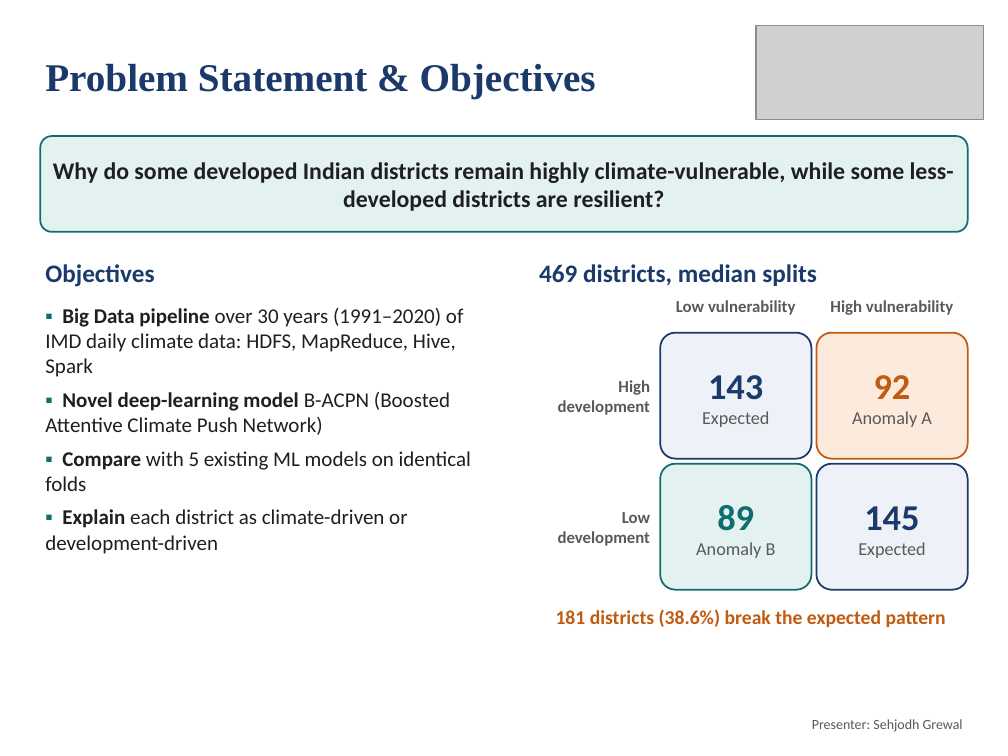
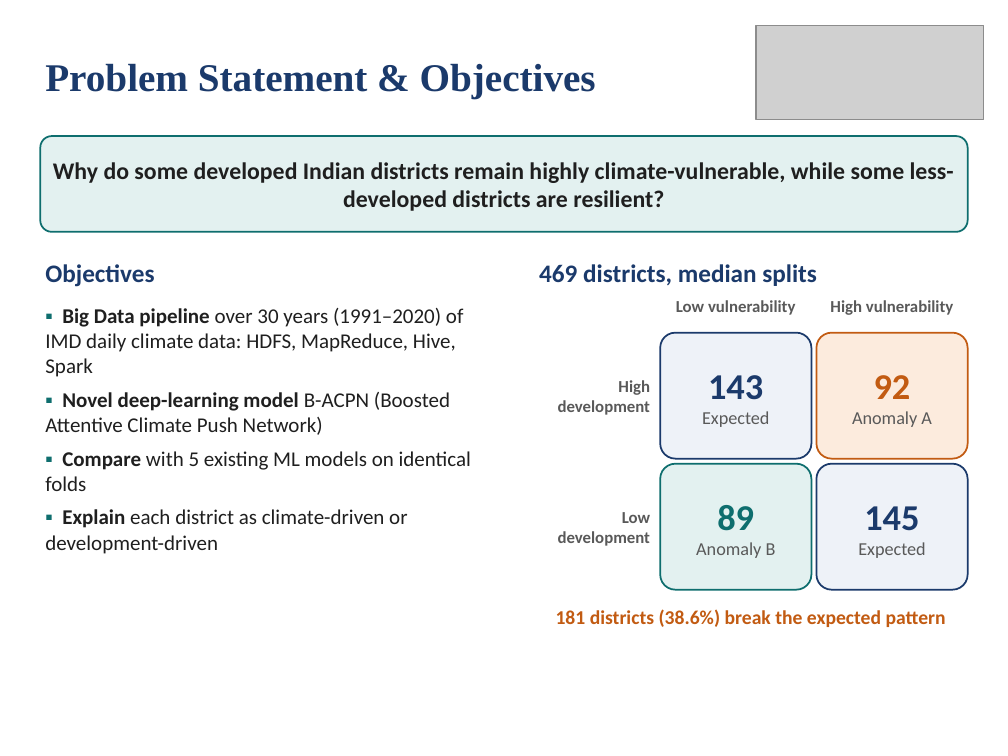
Before and after one commit to deepankarkumar1310/hadoop-ml-algorithm-, a slide deck: slide 5 of docs/Review3_Deck.pptx. Drawn at 1008x756 pixels with LibreOffice and Linux fonts; fonts in the diff are those of the drawing; grey boxes stand for pictures. Boxes give left, top, right and bottom in pixels: in the first picture for what was removed or moved away, otherwise in the second. Text is boxed around its words. In the diff, an @@ line names an element or a change of style, - is before the commit and + after.

Commit message:
Deck: longer abstract and introduction; presenter labels removed

```diff
--- a/docs/Review3_Deck.pptx
+++ b/docs/Review3_Deck.pptx
@@ text removed at (812,719,963,732) @@
-Presenter: Sehjodh Grewal
```
Also in this commit, not shown: 42 other slides changed, 1 other file.
